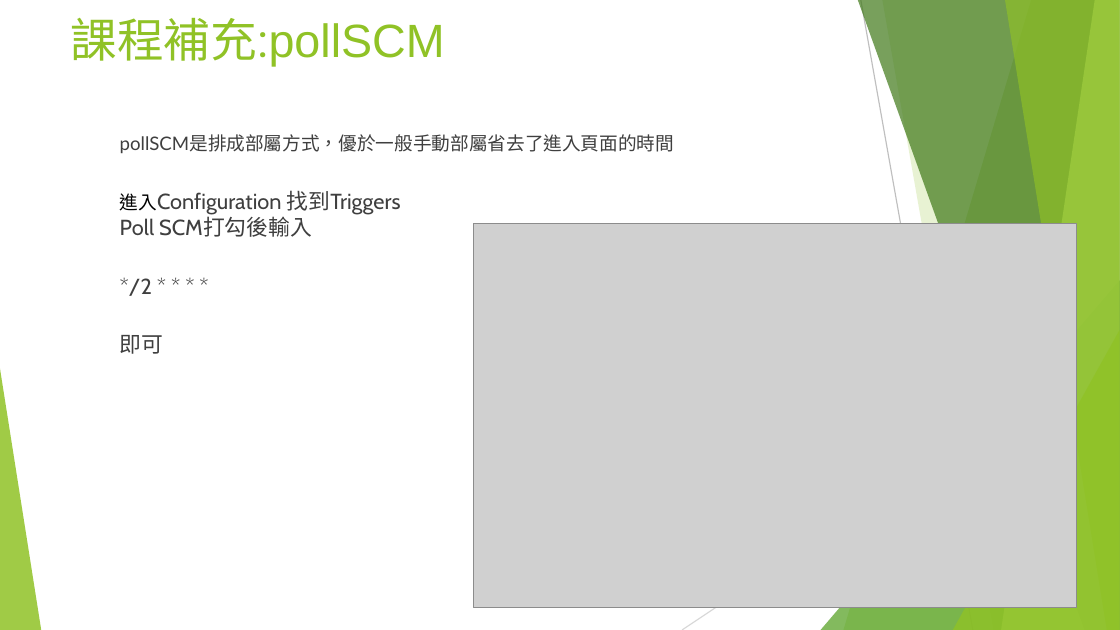
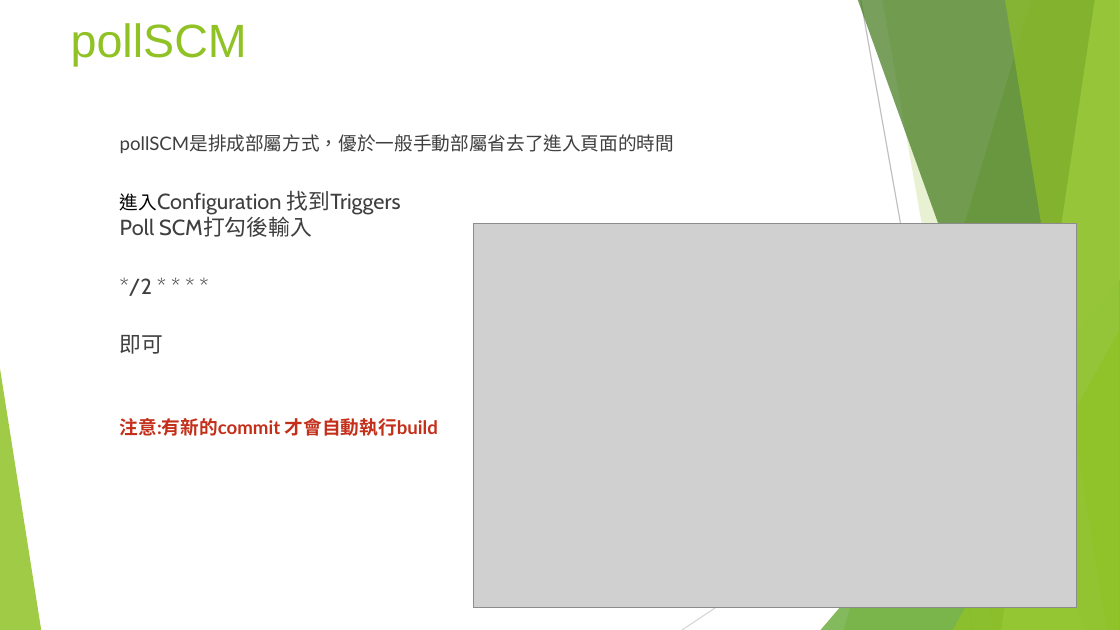
Before and after one commit to coolyuoo/DC5, a slide deck: slide 37 of 單元5.Jenkins與Docker的CICD使用詳解.pptx (slide 43 before the commit). Drawn at 1120x630 pixels with LibreOffice and Linux fonts; fonts in the diff are those of the drawing; grey boxes stand for pictures. Boxes give left, top, right and bottom in pixels: in the first picture for what was removed or moved away, otherwise in the second. Text is boxed around its words. In the diff, an @@ line names an element or a change of style, - is before the commit and + after.

```diff
--- a/單元5.Jenkins與Docker的CICD使用詳解.pptx
+++ b/單元5.Jenkins與Docker的CICD使用詳解.pptx
@@ title at (71,23,247,66): text changed @@
-課程補充:pollSCM
+pollSCM
@@ text at (120,418,438,436): paragraph added @@
+注意:有新的commit 才會自動執行build
```
Also in this commit, not shown: 6 other slides changed, 3 slides added, 5 slides removed.
